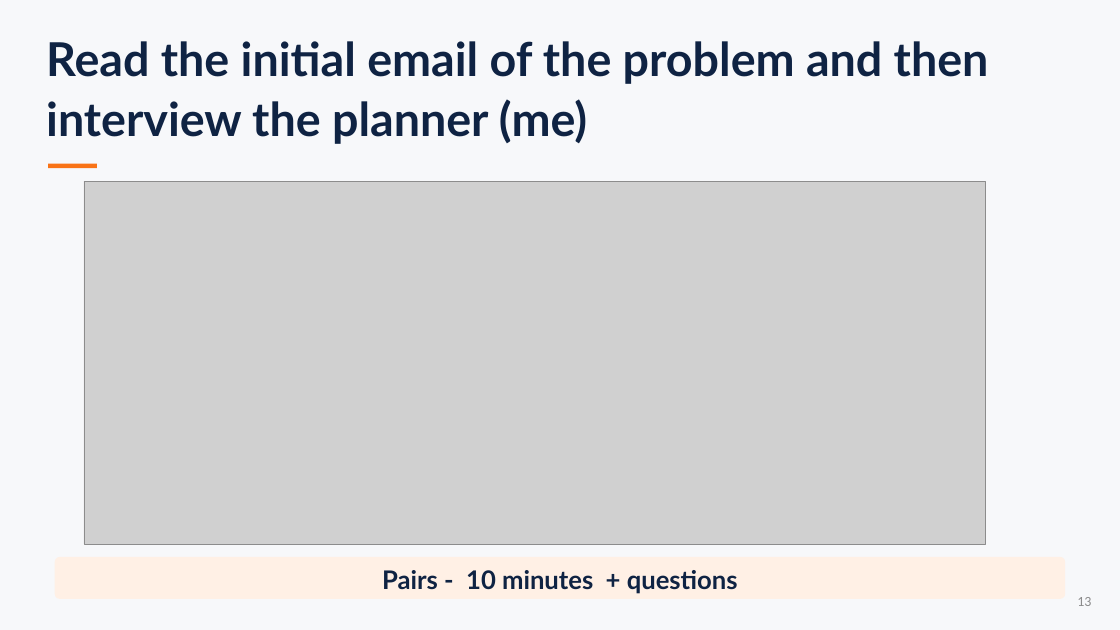
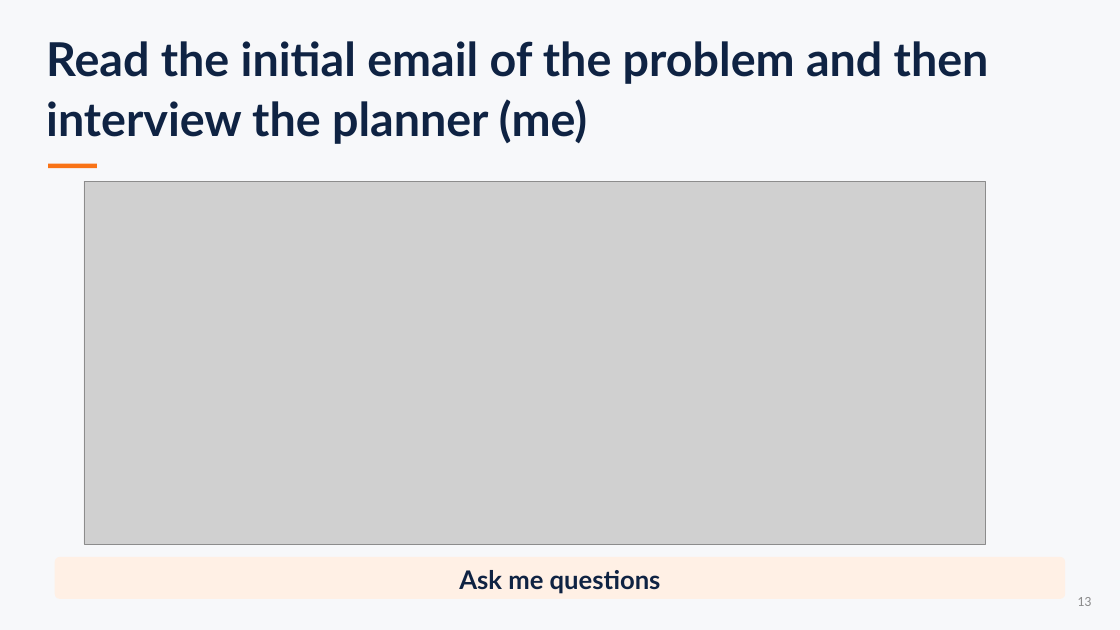
Before and after one commit to sefop/sefop-training-hub, a slide deck: slide 13 of workshops/2026-11-06-cal_poly/sefop-cal-poly.pptx. Drawn at 1120x630 pixels with LibreOffice and Linux fonts; fonts in the diff are those of the drawing; grey boxes stand for pictures. Boxes give left, top, right and bottom in pixels: in the first picture for what was removed or moved away, otherwise in the second. Text is boxed around its words. In the diff, an @@ line names an element or a change of style, - is before the commit and + after.

```diff
--- a/workshops/2026-11-06-cal_poly/sefop-cal-poly.pptx
+++ b/workshops/2026-11-06-cal_poly/sefop-cal-poly.pptx
@@ text at [459,570,661,594]: text changed @@
-Pairs - 10 minutes + questions
+Ask me questions
```
Also in this commit, not shown: 15 other slides changed, 8 slides added, 1 slide removed, 2 other files.
